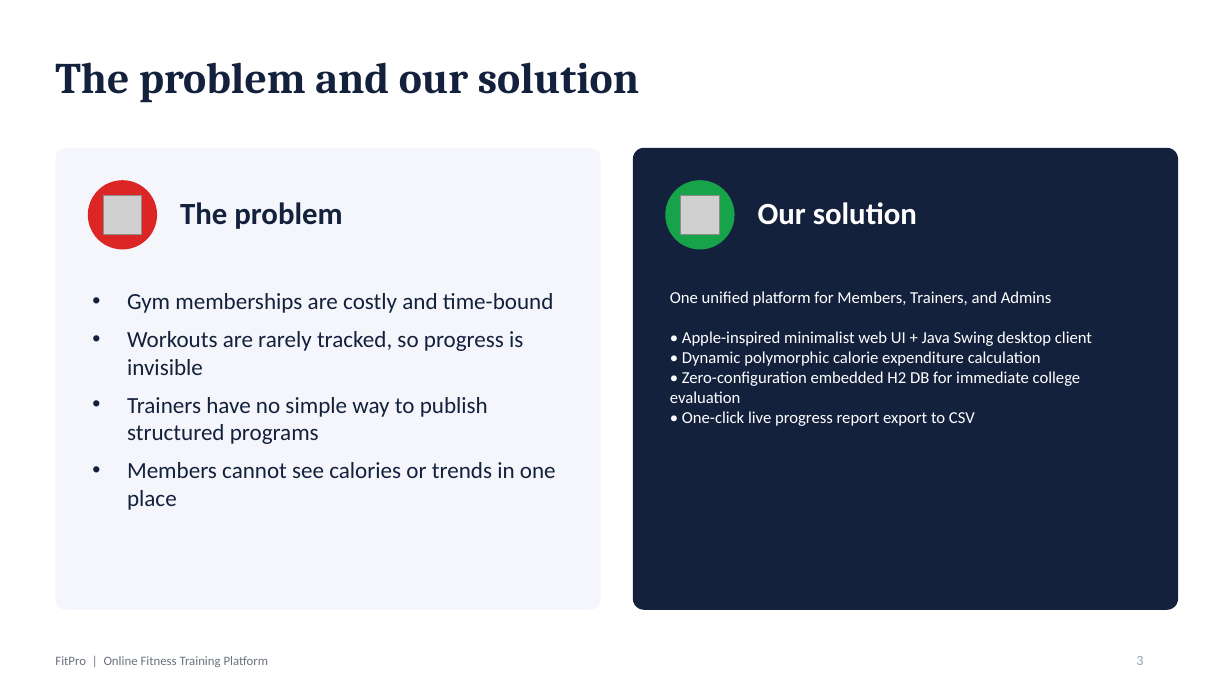
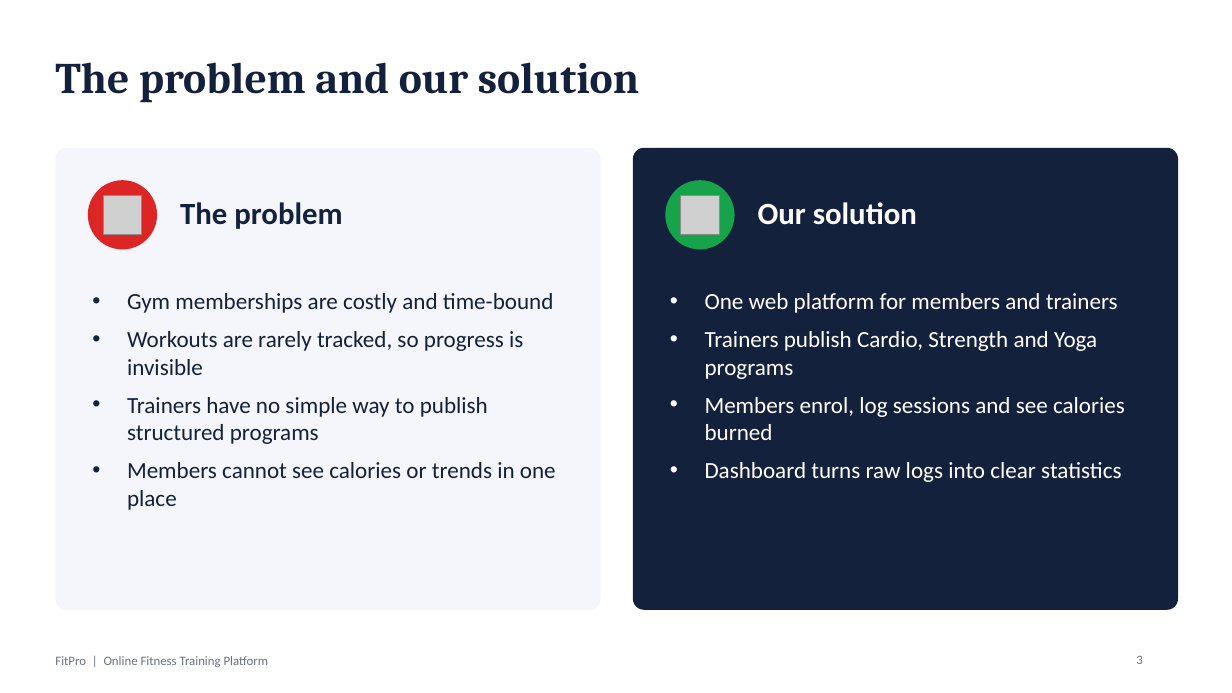
Before and after one commit to adiithakurr110/FitPro-Fitness-Platform, a slide deck: slide 3 of docs/FitPro_Final_Presentation.pptx. Drawn at 1232x693 pixels with LibreOffice and Linux fonts; fonts in the diff are those of the drawing; grey boxes stand for pictures. Boxes give left, top, right and bottom in pixels: in the first picture for what was removed or moved away, otherwise in the second. Text is boxed around its words. In the diff, an @@ line names an element or a change of style, - is before the commit and + after.

Commit message:
docs: align rubric mapping and presentation slide with college marking criteria

```diff
--- a/docs/FitPro_Final_Presentation.pptx
+++ b/docs/FitPro_Final_Presentation.pptx
@@ text at (705,293,1125,482): text changed; size 13 to 18 pt @@
-One unified platform for Members, Trainers, and Admins
-• Apple-inspired minimalist web UI + Java Swing desktop client
-• Dynamic polymorphic calorie expenditure calculation
-• Zero-configuration embedded H2 DB for immediate college evaluation
-• One-click live progress report export to CSV
+• One web platform for members and trainers
+• Trainers publish Cardio, Strength and Yoga programs
+• Members enrol, log sessions and see calories burned
+• Dashboard turns raw logs into clear statistics
@@ page number at (1136,655,1142,664): size 11 to 10 pt, text colour #94A3B8 to #6B7280 @@
```
Also in this commit, not shown: 15 other slides changed, 1 slide added, 6 slides removed, 1 other file.
